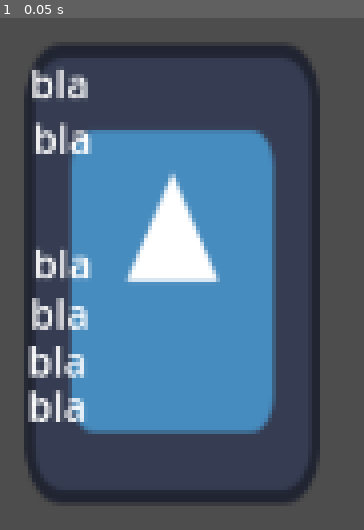
Above: before the commit, frame 1.
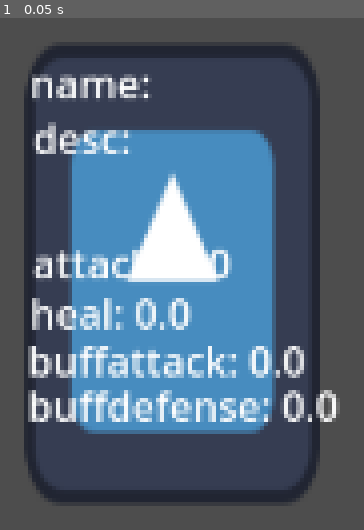
Above: after the commit, the same moment.

Repository: fabio98p/Godot_jam_Brackeys_2025.2
Game: Godot game, scene res://Cards/Card.tscn
Same seed, same stepped clock (60 frames per second), same inputs: the game is played once before the commit and once after it. This scene is started directly instead of the project's main scene. The engine's default icon, where the game draws it, is replaced by a stand-in: a white triangle on a blue panel in a dark square.
Inputs:
- Up to frame 1 (0.05 s): no input

The runs differ from the first frame. In frame 1, 9.2% of the frame differs, in the area x 8-94%, y 10-79%.
Error before the commit: Attempt to call function 'connect_card_signals' in base 'null instance' on a null instance. (res://Cards/card.gd:18)

Commit message:
comunication betweeen nodes

Diff:
--- a/Cards/card.gd
+++ b/Cards/card.gd
@@ -13,12 +13,11 @@
 
 signal hovered
 signal hovered_off
+signal apply_card_action
 
 func _ready() -> void:
-	get_parent().get_parent().connect_card_signals(self)
 
-
-	cardDataHandler = CardDataHandler.new(cardResource)
+	cardDataHandler = CardDataHandler.new(cardResource, self)
 
 	nameCard.text = "name: " + cardDataHandler.cardName
 	desc.text = "desc: " + cardDataHandler.description
@@ -27,7 +26,7 @@
 	buff_attack.text = "buffattack: " + str(cardDataHandler.damage_buff_value)
 	buff_defense.text = "buffdefense: " + str(cardDataHandler.defense_buff_value)
 
-	cardDataHandler.playCard("ciao")
+	#cardDataHandler.playCard("ciao")
 
 func _on_area_2d_mouse_entered() -> void:
 	emit_signal("hovered", self)
--- a/Cards/card_data_handler.gd
+++ b/Cards/card_data_handler.gd
@@ -57,9 +57,12 @@
 var has_self_defense_debuff: bool
 var self_defense_debuff_value: float
 
+var actionDictionary: Dictionary[String, float] = {}
 
+var card_istance
+func _init(cardResource: CardResource, card) -> void:
+	card_istance = card
 
-func _init(cardResource: CardResource) -> void:
 	cardName = cardResource.name
 	description = cardResource.description
 	img = cardResource.img
@@ -106,43 +109,53 @@
 	self_defense_debuff_value = cardResource.self_defense_debuff_value
 
 func playCard(target:String):
-	print("play")
 
 	# Attack Part
 	if has_attack:
-		attack_enemy(attack_damage_value, target)
+		#attack_enemy(attack_damage_value, target)
+		actionDictionary["attack_enemy"] = attack_damage_value
 
 	# Heal Part
 	if has_heal:
-		healSelf(heal_value)
+		#heal_self(heal_value)
+		actionDictionary["heal_self"] = heal_value
 
 	# Self Buff
 	if has_self_buff:
 		if has_damage_buff:
-			apply_self_damage_buff(damage_buff_value)
+			#apply_self_damage_buff(damage_buff_value)
+			actionDictionary["apply_self_damage_buff"] = damage_buff_value
 		if has_defense_buff:
-			apply_self_defense_buff(defense_buff_value)
+			#apply_self_defense_buff(defense_buff_value)
+			actionDictionary["apply_self_defense_buff"] = defense_buff_value
 
 	# Enemy Debuff
 	if has_enemy_debuff:
 		if has_enemy_damage_debuff:
-			apply_enemy_damage_debuff(damage_enemy_debuff_value, target)
+			#apply_enemy_damage_debuff(damage_enemy_debuff_value, target)
+			actionDictionary["apply_enemy_damage_debuff"] = damage_enemy_debuff_value
 		if has_enemy_defense_debuff:
-			apply_enemy_defense_debuff(enemy_defense_debuff_value, target)
+			#apply_enemy_defense_debuff(enemy_defense_debuff_value, target)
+			actionDictionary["apply_enemy_defense_debuff"] = enemy_defense_debuff_value
 		if has_enemy_damage_poison:
-			apply_enemy_poison(enemy_damage_poison_value, target)
+			#apply_enemy_poison(enemy_damage_poison_value, target)
+			actionDictionary["apply_enemy_poison"] = enemy_damage_poison_value
 
 	# Self Debuf
 	if has_self_debuff:
 		if has_self_damage_debuff:
-			apply_self_damage_debuff(damage_self_debuff_value)
+			#apply_self_damage_debuff(damage_self_debuff_value)
+			actionDictionary["apply_self_damage_debuff"] = damage_self_debuff_value
 		if has_self_defense_debuff:
-			apply_self_defense_debuff(self_defense_debuff_value)
+			#apply_self_defense_debuff(self_defense_debuff_value)
+			actionDictionary["apply_self_defense_debuff"] = self_defense_debuff_value
 
+	card_istance.apply_card_action.emit(actionDictionary)
+	#emette il segnale
 func attack_enemy(damage: float, target: String):
 	print("attack " + target + " enemy with:" + str(damage))
 
-func healSelf(heal: float):
+func heal_self(heal: float):
 	print("heal self of with:" + str(heal))
 
 # Buff
--- a/Cards/deck.gd
+++ b/Cards/deck.gd
@@ -30,5 +30,7 @@
 
 	var new_card = card_scene.instantiate()
 	new_card.cardResource = card_drawn
+	# connect card action to Level1, Level1 is the grandparent of deck
+	new_card.connect("apply_card_action", Callable(get_parent().get_parent(), "applay_card_effect"))
 	$"../Cards".add_child(new_card)
 	player_hands.add_card_to_hand(new_card, CARD_DRAW_SPEED)
--- /dev/null
+++ b/Levels/level_1.gd
@@ -0,0 +1,5 @@
+extends Node2D
+
+func applay_card_effect(cadsEffect):
+	print("ciaone")
+	print(cadsEffect)
--- a/Levels/level_1.tscn
+++ b/Levels/level_1.tscn
@@ -1,10 +1,12 @@
-[gd_scene load_steps=4 format=3 uid="uid://dlyutofh3wgrc"]
+[gd_scene load_steps=5 format=3 uid="uid://dlyutofh3wgrc"]
 
 [ext_resource type="PackedScene" uid="uid://bu424fog720wr" path="res://Cards/card_manager.tscn" id="1_3mhv4"]
+[ext_resource type="Script" uid="uid://wp62k2w77cs6" path="res://Levels/level_1.gd" id="1_rf6l5"]
 [ext_resource type="PackedScene" uid="uid://b4tcixs27lofb" path="res://Player/player.tscn" id="2_3mhv4"]
 [ext_resource type="PackedScene" uid="uid://cq6edqy2ajdtn" path="res://Enemy/enemy.tscn" id="2_dilhk"]
 
 [node name="Level1" type="Node2D"]
+script = ExtResource("1_rf6l5")
 
 [node name="CardManager" parent="." instance=ExtResource("1_3mhv4")]
 
@@ -15,3 +17,5 @@
 position = Vector2(104, 355)
 max_health = 1.0
 max_sanity = 1
+
+[editable path="CardManager"]
Not shown, added: Levels/level_1.gd.uid
